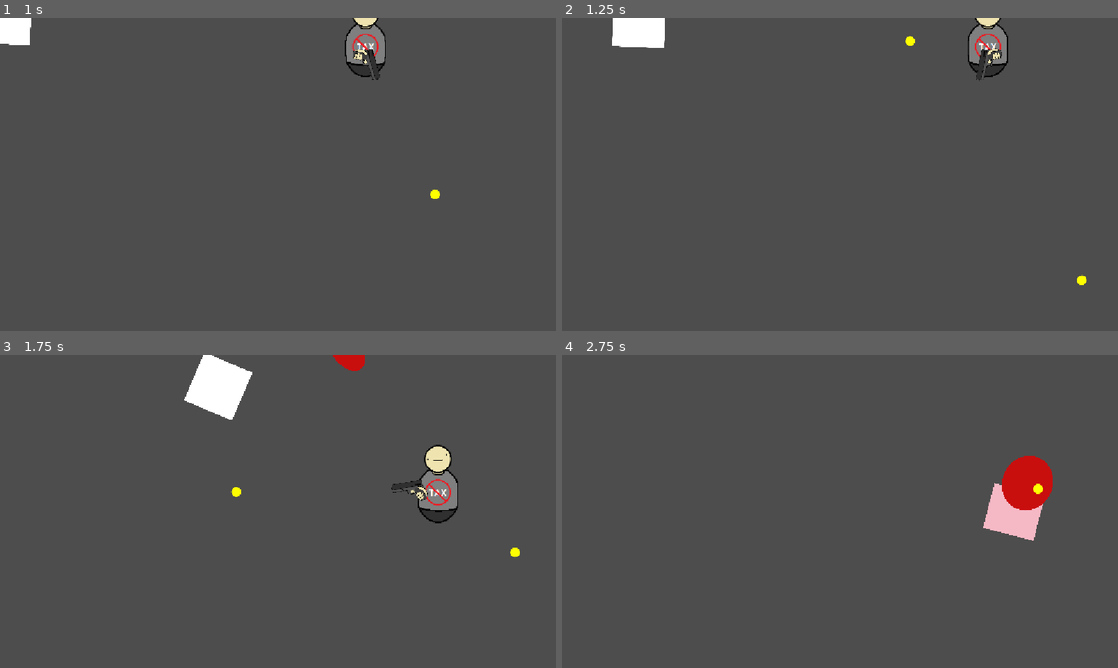
Above: before the commit, frames 1-4 (two rows, left to right).
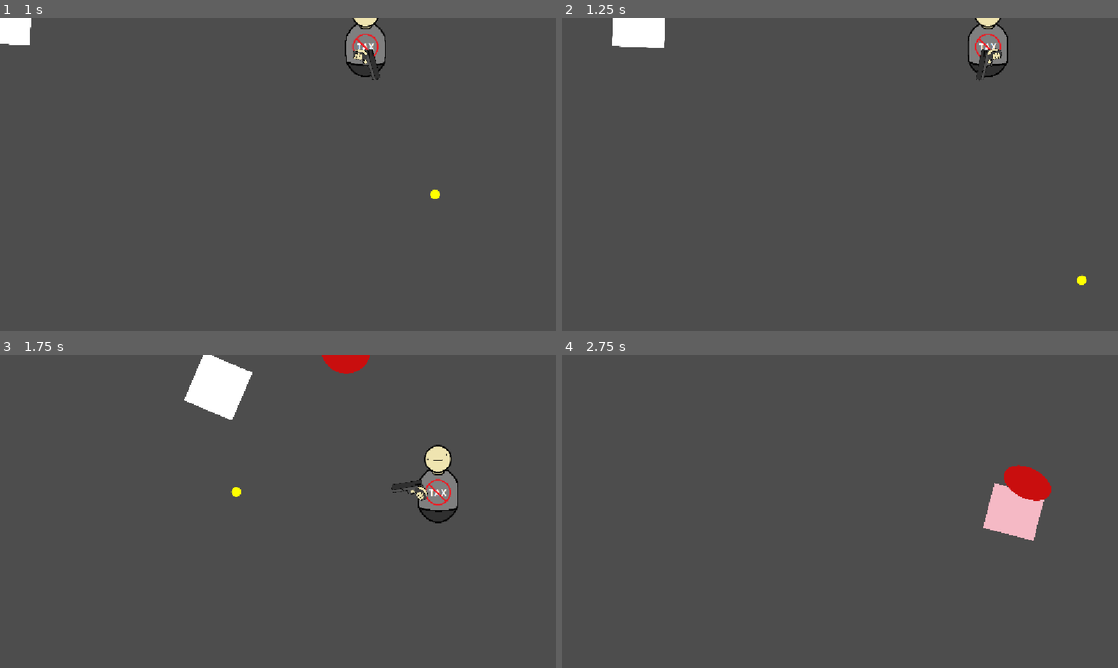
Above: after the commit, the same moments.

Repository: chiefpat450119/GMTK-2026
Game: Godot game, scene res://scenes/test/winter_test_scene.tscn
Same seed, same stepped clock (60 frames per second), same inputs: the game is played once before the commit and once after it. This scene is started directly instead of the project's main scene.
Inputs (mouse positions are in pixels of both pictures, inside the frame that each line leads up to):
- Up to frame 1 (1 s): tap Enter at 0.5 s; move the mouse to (400, 158) at 0.52 s; hold D (Right) from 0.53 s (still down); click (400, 158) at 0.6 s
- Up to frame 2 (1.25 s): keep holding D (Right)
- Up to frame 3 (1.75 s): move the mouse to (166, 527) at 1.27 s; release D (Right) at 1.28 s; hold S (Down) from 1.28 s (still down); click (166, 527) at 1.35 s
- Up to frame 4 (2.75 s): move the mouse to (895, 442) at 2.02 s; release S (Down) at 2.03 s; hold D (Right) from 2.03 s (still down); click (895, 442) at 2.1 s

Frame 1 is identical in both runs. In frame 2, less than 0.1% of the frame differs, in the area x 61-64%, y 5-9%; in frame 3, 0.2%; in frame 4, 0.6%, in the area x 79-89%, y 32-50%.

Commit message:
Wait period for shooter

Diff:
--- a/scenes/entities/enemies/shooter.gd
+++ b/scenes/entities/enemies/shooter.gd
@@ -6,15 +6,19 @@
 const RECOIL_TIME := 0.1  # Seconds for each half of the recoil pop
 
 @export var shoot_interval: float  # Seconds between shots
+@export var wait_interval: float # Seconds after shooting where it doesnt move
 @export var projectile_scene: PackedScene
 @export var min_range: float  # Backs away from the player inside this
 @export var max_range: float  # Closes on the player outside this
 @export var sprite: Sprite2D
 @export var range_stat: Stat
+@export var accel: float
 
 @onready var shoot_cooldown := Cooldown.new(shoot_interval)
+@onready var wait_period := Cooldown.new(wait_interval)
 @onready var base_scale_y: float = sprite.scale.y
 
+var move_dir: Vector2
 
 func _ready() -> void:
 	shoot_cooldown.start()
@@ -22,20 +26,23 @@
 
 func _physics_process(delta: float) -> void:
 	shoot_cooldown.tick(delta)
+	wait_period.tick(delta)
 
 	var dir := get_to_player_vec()
 	global_rotation = dir.angle()
 
-	var dist := dir.length()
-	if dist < range_stat.current_val(min_range):
-		movement.move(-dir.normalized())
-	elif dist > range_stat.current_val(max_range):
-		move_towards_player(1)
-
 	if shoot_cooldown.is_done():
 		_shoot(dir)
-	else:
+		wait_period.start()
+	elif (not wait_period.is_started()) or wait_period.is_done():
 		_update_tell()
+		wait_period.stop()
+
+		var dist := dir.length()
+		if dist < range_stat.current_val(min_range):
+			movement.move(-dir.normalized())
+		elif dist > range_stat.current_val(max_range):
+			move_towards_player(1)
 
 
 func _shoot(dir: Vector2) -> void:
--- a/scenes/entities/enemies/shooter_enemy.tscn
+++ b/scenes/entities/enemies/shooter_enemy.tscn
@@ -9,13 +9,11 @@
 [ext_resource type="Script" uid="uid://c1mak22ii3tpp" path="res://components/atk_component.gd" id="7_wkf7c"]
 [ext_resource type="Resource" uid="uid://dxy7pi8tp1v4k" path="res://resources/stats/global_enemy_stats/global_enemy_atk.tres" id="8_mp4f3"]
 
-[sub_resource type="CircleShape2D" id="CircleShape2D_57j2f"]
-radius = 212.116
-
 [node name="ShooterEnemy" type="CharacterBody2D" unique_id=1808921831 node_paths=PackedStringArray("sprite", "movement", "atk")]
 modulate = Color(0.788235, 0.054902, 0.054902, 1)
 script = ExtResource("1_shoot")
-shoot_interval = 0.9
+shoot_interval = 4.0
+wait_interval = 0.5
 projectile_scene = ExtResource("2_proj")
 min_range = 300.0
 max_range = 331.66
@@ -28,10 +26,6 @@
 scale = Vector2(0.25, 0.25)
 texture = ExtResource("3_circ")
 
-[node name="CollisionShape2D" type="CollisionShape2D" parent="." unique_id=659060551]
-scale = Vector2(0.25, 0.25)
-shape = SubResource("CircleShape2D_57j2f")
-
 [node name="MovementComponent" type="Node" parent="." unique_id=1173517490 node_paths=PackedStringArray("body")]
 script = ExtResource("4_move")
 body = NodePath("..")
